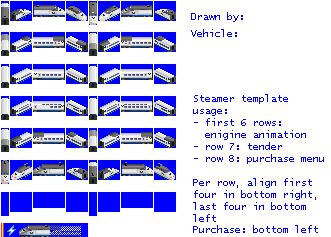
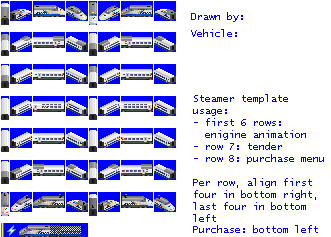
Revision of a layered 331 × 237 image; what changed, layer by layer:
painted on "empty.png" over [1, 2, 176, 237]
